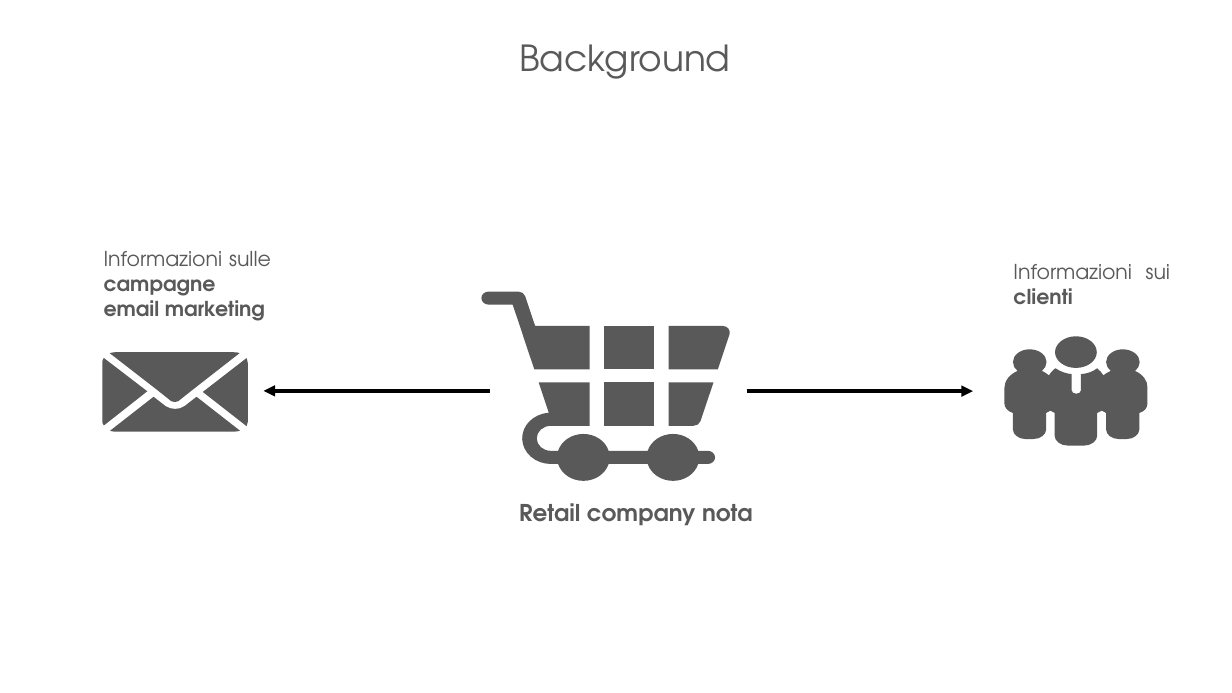
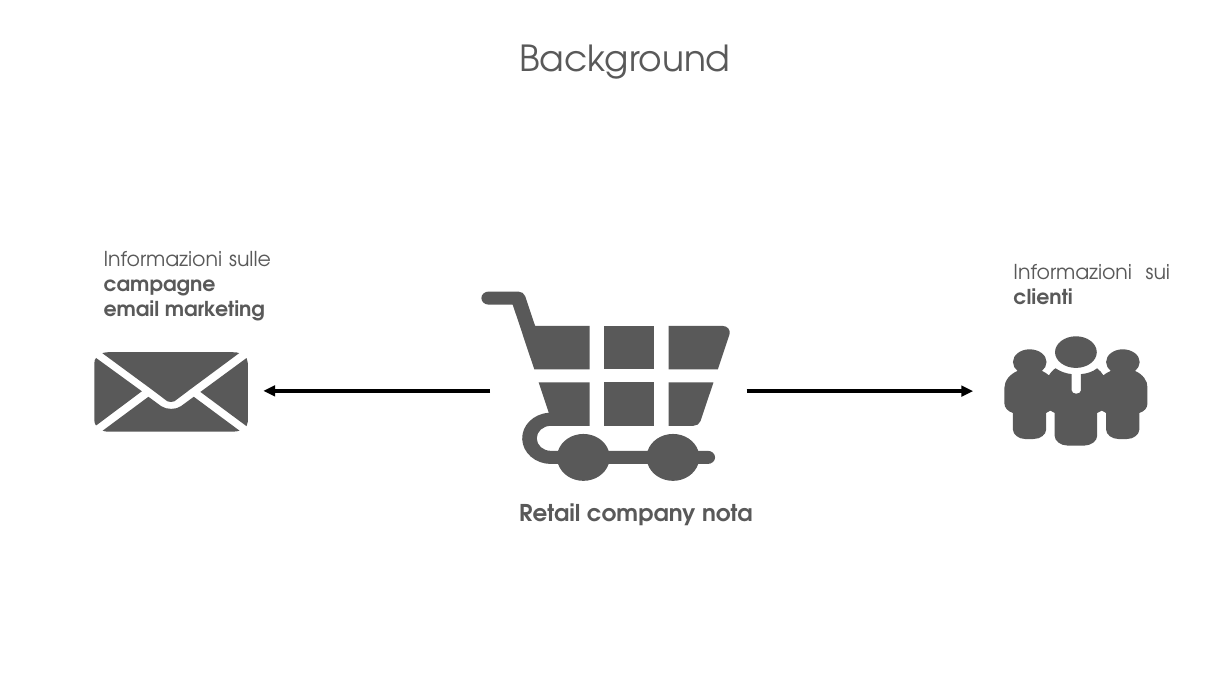
Before and after one commit to lorenzlorg/Digital-Marketing-Data-Science-Lab-Project, a slide deck: slide 2 of Presentazione_digital_marketing.pptx. Drawn at 1232x693 pixels with LibreOffice and Linux fonts; fonts in the diff are those of the drawing. Boxes give left, top, right and bottom in pixels: in the first picture for what was removed or moved away, otherwise in the second. Text is boxed around its words. In the diff, an @@ line names an element or a change of style, - is before the commit and + after.

```diff
--- a/Presentazione_digital_marketing.pptx
+++ b/Presentazione_digital_marketing.pptx
@@ freeform shape: place and size @@
-freeform shape at <box>103,358,148,425</box>
+freeform shape at <box>94,358,141,425</box>
@@ freeform shape: place and size @@
-freeform shape at <box>110,352,240,402</box>
+freeform shape at <box>103,352,239,402</box>
@@ freeform shape at <box>201,358,248,426</box>: outline redrawn @@
@@ freeform shape: place and size @@
-freeform shape at <box>110,396,240,432</box>
+freeform shape at <box>103,396,239,432</box>
```
Also in this commit, not shown: 9 other slides changed.
